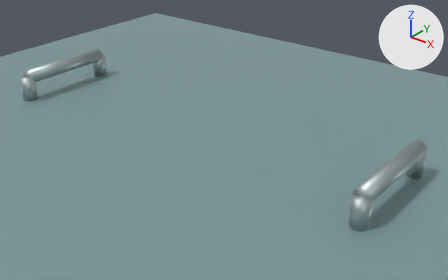
An edit to the Blender file resources/models/_source/fishing_kit/catch_tank_lid.blend, drawn before and after from the same camera.
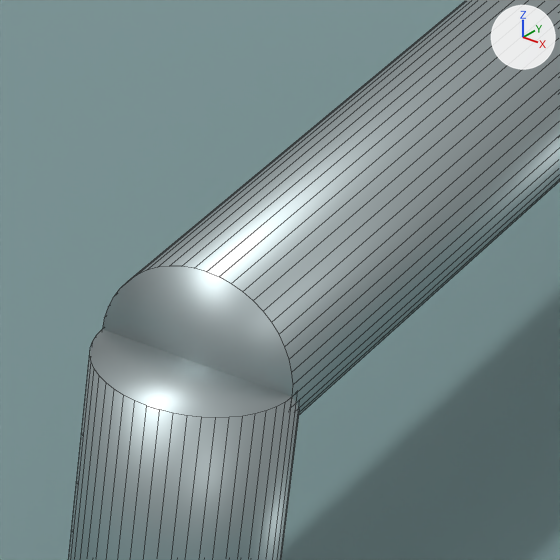
The first picture shows the older version from a 50 mm camera at (0.727, -0.827, 0.595) aimed at (0.052, 0.016, 0.072). The close-ups show the older and then the newer version on the part from 77% to 89% of the width and 57% to 77% of the height of that picture. Only the edits that show in the close-ups are written down. Lighting does not change. The marker at upper right points along +X, +Y and +Z. The close-ups show mesh edges as thin lines.

The older version as bpy lines, for what is in view:
```python
me_cube_015 = bpy.data.meshes.new('Cube.015')
me_cube_015.from_pydata(...)  # a box spanning x -0.72..0.72, y -0.62..0.62, z -0.04..0.04
me_cube_015.materials.append(mat_warm_white_painted_steel)  # greyish cyan #86a4a6
me_cylinder_019 = bpy.data.meshes.new('Cylinder.019')
me_cylinder_019.from_pydata(...)  # a 48-sided cylinder along z spanning x -0.015..0.015, y -0.015..0.015, z -0.025..0.025
me_cylinder_019.polygons.foreach_set('use_smooth', [True] * 50)
me_cylinder_019.materials.append(mat_fixed_galvanized)  # grey #adb8ba
me_cylinder_021 = bpy.data.meshes.new('Cylinder.021')
me_cylinder_021.from_pydata(...)  # a 48-sided cylinder along y spanning x -0.015..0.015, y -0.1..0.1, z -0.015..0.015
me_cylinder_021.polygons.foreach_set('use_smooth', [True] * 50)
me_cylinder_021.materials.append(mat_fixed_galvanized)  # grey #adb8ba
ob_handle_riser_002 = bpy.data.objects.new('Handle riser.002', me_cylinder_019)
ob_handle_riser_002.location = (0.4, -0.1, 0.105)
ob_insulated_removable_lid = bpy.data.objects.new('Insulated removable lid', me_cube_015)
ob_insulated_removable_lid.location = (0.0, 0.0, 0.04)
_m = ob_insulated_removable_lid.modifiers.new('Welded edge radius', 'BEVEL')
_m.width = 0.012
_m.width_pct = 0.012
_m.segments = 3
_m = ob_insulated_removable_lid.modifiers.new('Normals', 'WEIGHTED_NORMAL')
ob_lifting_handle_001 = bpy.data.objects.new('Lifting handle.001', me_cylinder_021)
ob_lifting_handle_001.location = (0.4, 0.0, 0.13)
```
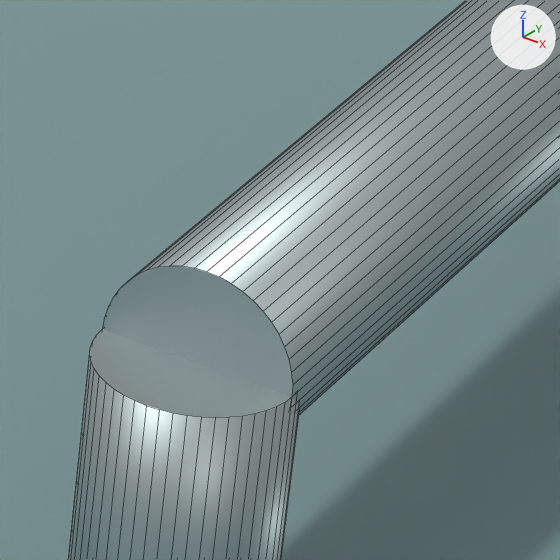
Boxes [x1, y1, x2, y2] around the edits, measured in the close-ups (560 x 560 px):
'Handle riser.002', shading changed, reshaped
    both: [68, 329, 299, 560]
part 1 of me_cylinder_020, shading changed
    after: [90, 329, 292, 418]
part 2 of me_cylinder_021, shading changed
    both: [103, 266, 293, 397]

The change, as a list of edits to the scene's bpy script:
```text
Change me_cylinder_020:
    where me_cylinder_020.from_pydata(...)  # 96 vertices, 50 faces; spans x -0.015..0.015, y -0.015..0.015, z -0.025..0.025
    used by ob_handle_riser_003; location = (0.4, 0.1, 0.105)
    me_cylinder_020 part 1: all 2 faces centred in x 0.0, y 0.0, z -0.025..0.025 are now shaded flat
Change me_cylinder_021:
    where me_cylinder_021.from_pydata(...)  # 96 vertices, 50 faces; spans x -0.015..0.015, y -0.1..0.1, z -0.015..0.015
    used by ob_lifting_handle_001; location = (0.4, 0.0, 0.13)
    me_cylinder_021 part 2: all 2 faces centred in x 0.0, y -0.1..0.1, z 0.0 are now shaded flat
Change ob_handle_riser_002:
    ob_handle_riser_002: bpy.data.objects.new('Handle riser.002', me_cylinder_019) -> bpy.data.objects.new('Handle riser.002', me_cylinder_020)
```
